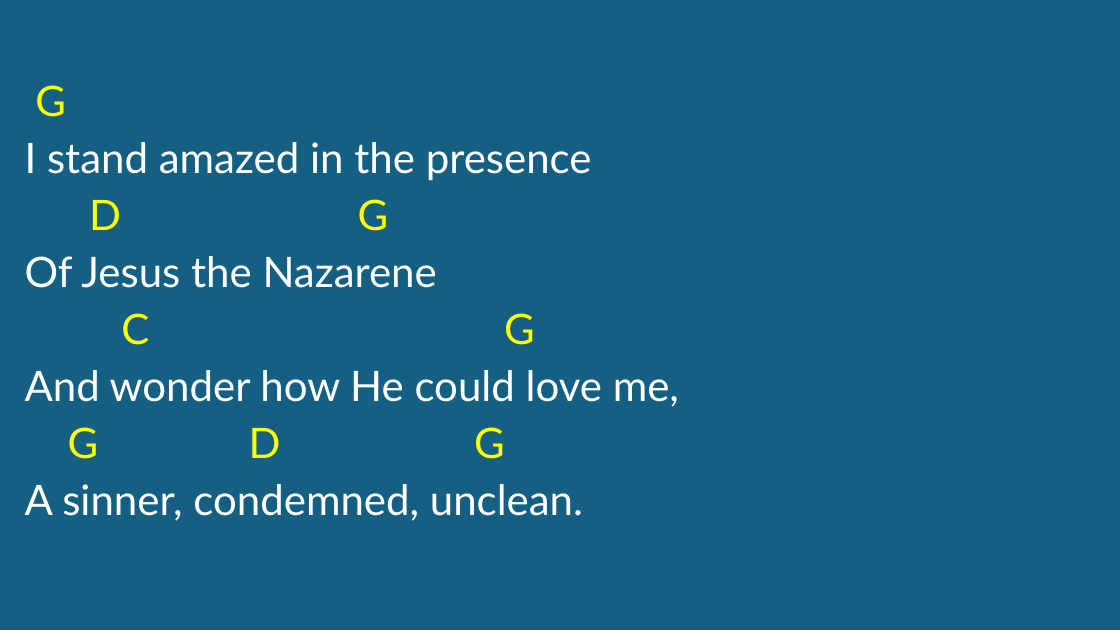
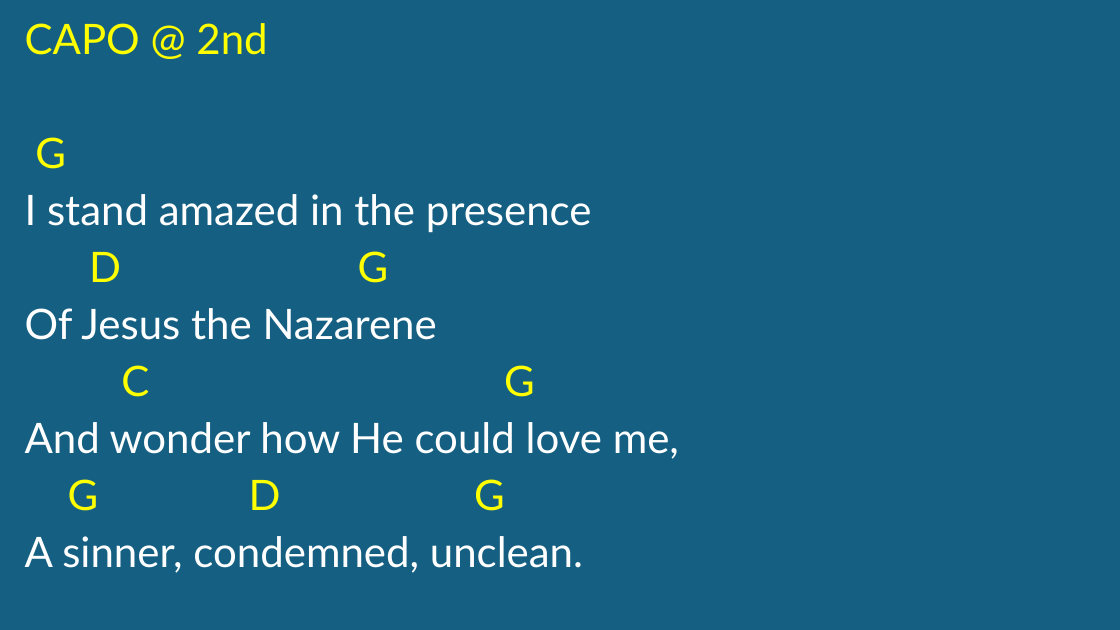
Before and after one commit to kendall412/worship, a slide deck: slide 13 of set/2026-11-22 ECBC-CH.pptx. Drawn at 1120x630 pixels with LibreOffice and Linux fonts; fonts in the diff are those of the drawing. Boxes give left, top, right and bottom in pixels: in the first picture for what was removed or moved away, otherwise in the second. Text is boxed around its words. In the diff, an @@ line names an element or a change of style, - is before the commit and + after.

```diff
--- a/set/2026-11-22 ECBC-CH.pptx
+++ b/set/2026-11-22 ECBC-CH.pptx
@@ subtitle at (x1=25, y1=23, x2=267, y2=55): paragraph added @@
+CAPO @ 2nd
```
Also in this commit, not shown: 10 other slides changed, 2 slides removed.
